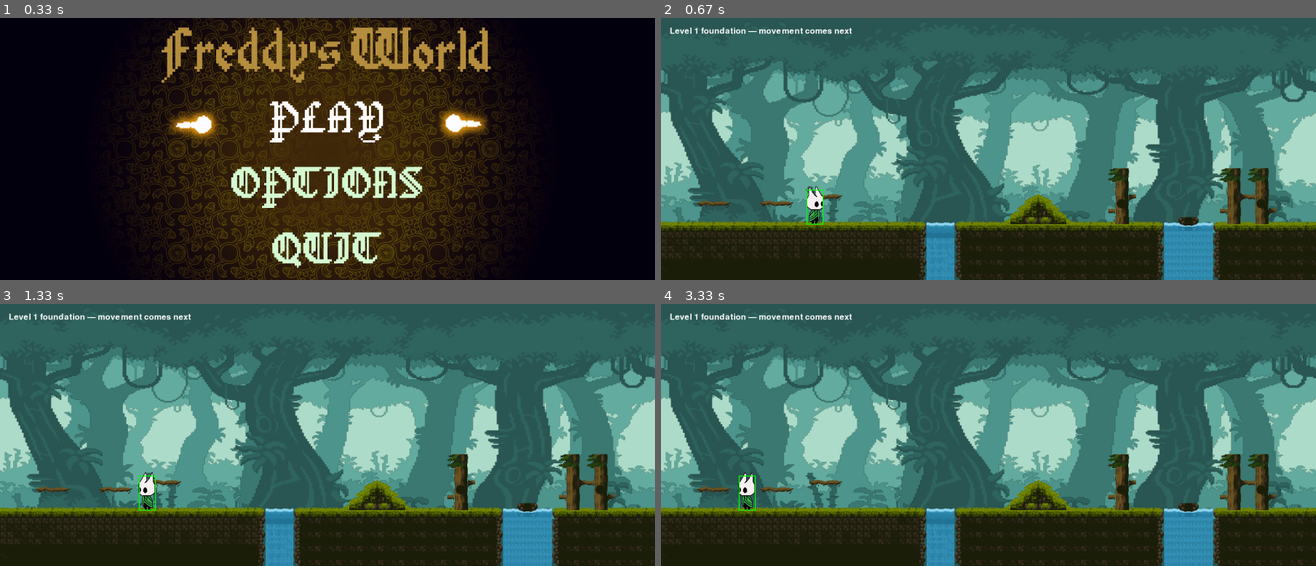
Above: before the commit, frames 1-4 (two rows, left to right).
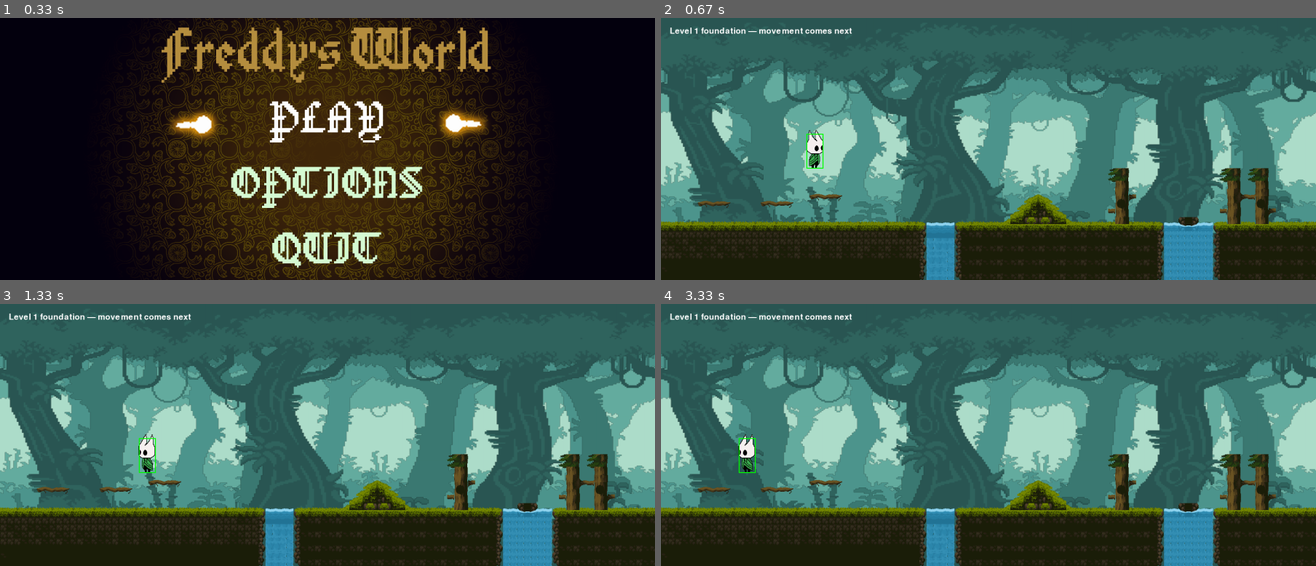
Above: after the commit, the same moments.

Repository: PythonSun22/2d-side-scroller-pygame
Game: pygame game, started from main.py
Two runs of this game, one before a commit and one after it. Both use one fixed random seed, a clock stepped at 60 frames per second and the inputs below.
Inputs (mouse positions are in pixels of both pictures, inside the frame that each line leads up to):
- Up to frame 1 (0.33 s): no input
- Up to frame 2 (0.67 s): hold Space from 0.33 s (still down); hold Up from 0.33 s (still down)
- Up to frame 3 (1.33 s): release Space at 0.8 s; release Up at 0.8 s; tap A at 0.83 s; hold Up from 1.17 s (still down); move the mouse to (327, 450) at 1.2 s
- Up to frame 4 (3.33 s): release Up at 1.63 s; hold Right 1.67-2.13 s; hold A 2.17-2.7 s; hold Left 2.73-3.13 s; hold W from 3.17 s (still down)

Frame 1 is identical in both runs. In frame 2, 0.7% of the frame differs, in the area x 22-25%, y 42-79%; in frame 3, 0.6%; in frame 4, 0.6%.

Commit message:
Implemented player jumping mechanics.

Diff:
--- a/game/player.py
+++ b/game/player.py
@@ -27,6 +27,7 @@
         self,
         position: tuple[int, int],
         screen_width: int,
+        ground_y: int,
     ) -> None:
         self.frames = [
             assets.load_image(filename, alpha=True)
@@ -37,10 +38,14 @@
         self.image = self.frames[self.current_frame]
 
         self.screen_width = screen_width
+        self.ground_y = ground_y
 
         self.facing_right = True
         self.is_moving = False
         self.animation_elapsed = 0.0
+        self.velocity_y = 0.0
+        self.is_on_ground = True
+        self.jump_requested = False
 
         # The supplied position is the top-left position of the first frame.
         initial_rect = self.image.get_rect(topleft=position)
@@ -80,10 +85,60 @@
         elif direction > 0:
             self.facing_right = True
 
+        self._handle_jump()
         self._move_horizontally(direction, delta_time)
+        self._apply_vertical_physics(delta_time)
         self._update_animation(delta_time)
         self._synchronize_rectangles()
         self._keep_inside_screen()
+
+    def handle_event(self, event: pygame.event.Event) -> None:
+        if event.type != pygame.KEYDOWN:
+            return
+
+        if event.key in (pygame.K_SPACE, pygame.K_UP, pygame.K_w):
+            self.jump_requested = True
+
+    def _handle_jump(self) -> None:
+        if self.jump_requested and self.is_on_ground:
+            self.velocity_y = -PlayerTuning.JUMP_SPEED
+            self.is_on_ground = False
+
+        self.jump_requested = False
+
+    def _apply_vertical_physics(
+        self,
+        delta_time: float,
+    ) -> None:
+        if not self.is_on_ground:
+            self.velocity_y += (
+                PlayerTuning.GRAVITY
+                * delta_time
+            )
+
+            self.velocity_y = min(
+                self.velocity_y,
+                PlayerTuning.MAX_FALL_SPEED,
+            )
+
+            self.feet_y += (
+                self.velocity_y
+                * delta_time
+            )
+
+        hitbox_bottom = (
+            self.feet_y
+            - PlayerTuning.HITBOX_VERTICAL_OFFSET
+        )
+
+        if hitbox_bottom >= self.ground_y:
+            self.feet_y = (
+                self.ground_y
+                + PlayerTuning.HITBOX_VERTICAL_OFFSET
+            )
+
+            self.velocity_y = 0.0
+            self.is_on_ground = True
 
     def _move_horizontally(
         self,
--- a/game/player_tuning.py
+++ b/game/player_tuning.py
@@ -22,3 +22,8 @@
 
     # Idle sprite alignment
     IDLE_IMAGE_OFFSET_X = 8
+
+    # Vertical physics
+    GRAVITY = 1800.0
+    JUMP_SPEED = 700.0
+    MAX_FALL_SPEED = 1000.0
--- a/states/level1_state.py
+++ b/states/level1_state.py
@@ -22,6 +22,7 @@
         self.player = Player(
             position=(300, 375),
             screen_width=self.screen.get_width(),
+            ground_y=476,
         )
 
         self.debug_font = pygame.font.Font(None, 28)
@@ -36,6 +37,8 @@
         self,
         event: pygame.event.Event,
     ) -> None:
+        self.player.handle_event(event)
+
         if event.type != pygame.KEYDOWN:
             return
 
